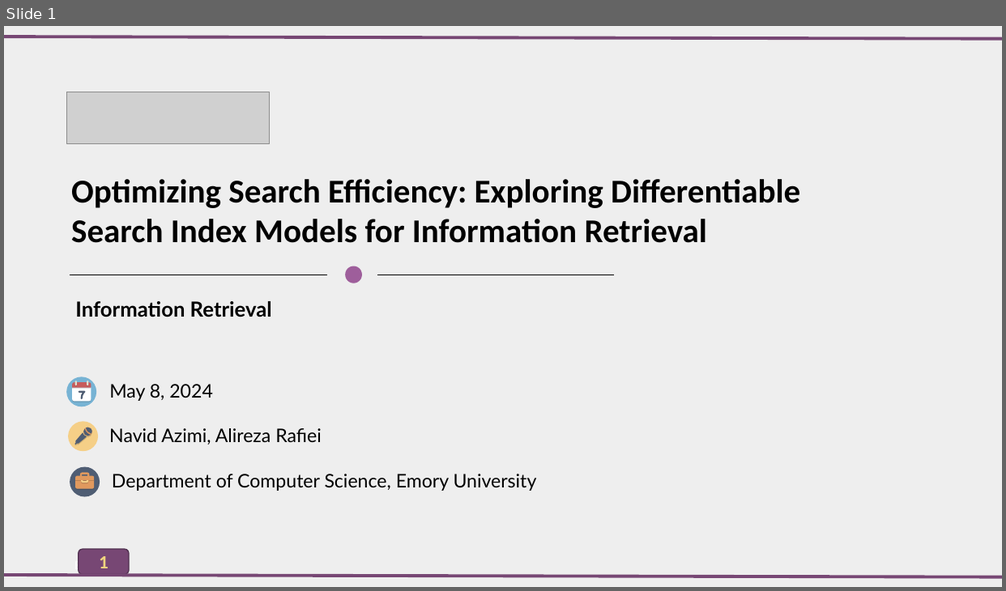
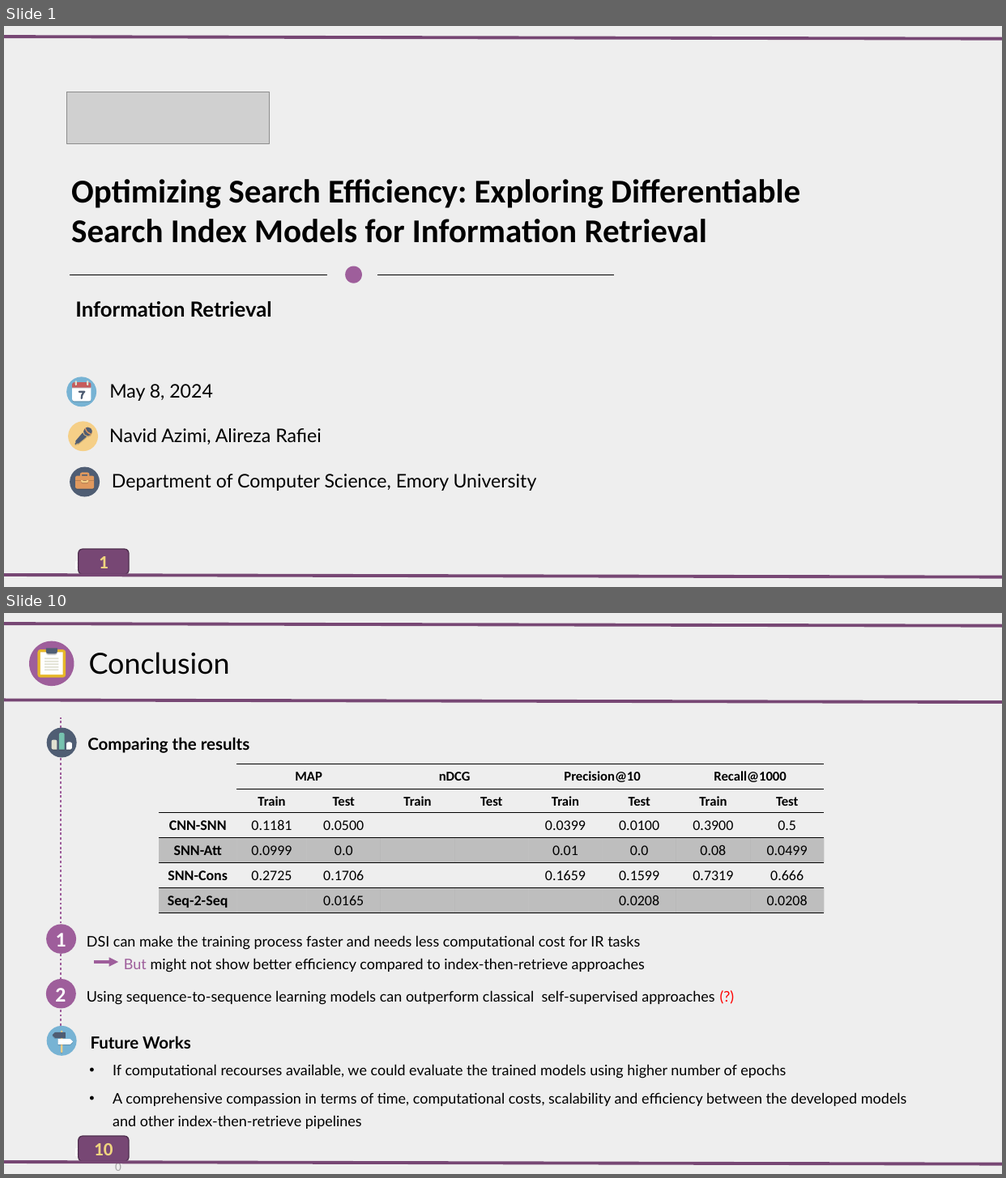
Before and after one commit to AlirezaAccelerates/IR_DSI_project, a slide deck: D/[P] Information Retrieval Project.pptx. Shown one above the other, each under a label of ours: slide 1 before the commit, slides 1 and 10 after it; the slides between them are not shown. The pictures are 1006x591 and 1006x1178 pixels, drawn with LibreOffice and Linux fonts; fonts in the diff are those of the drawing; grey boxes stand for pictures. Boxes give left, top, right and bottom in pixels: in the first picture for what was removed or moved away, otherwise in the second. Text is boxed around its words. In the diff, an @@ line names an element or a change of style, - is before the commit and + after.

```diff
--- a/D/[P] Information Retrieval Project.pptx
+++ b/D/[P] Information Retrieval Project.pptx
@@ slide 10 added at box(4, 613, 1002, 1174), background #EEEEEE; not listed: 1 template element that a slide beside it also shows @@
@@ line added from (4, 624) to (1002, 626), #764674 3 pt @@
@@ group added at box(29, 641, 74, 687): 6 rectangles, 4 freeform shapes, 1 ellipse @@
@@ group added at box(40, 649, 63, 679): 5 freeform shapes @@
@@ text added at box(89, 652, 230, 675), 28 pt, text #000000 @@
+Conclusion
@@ line added from (4, 700) to (1002, 702), #764674 3 pt @@
@@ line added from (61, 1054) to (61, 717), #9E5E9B 2.25 pt dashed @@
@@ group added at box(47, 727, 77, 757): 6 freeform shapes, 1 ellipse @@
@@ text added at box(87, 737, 250, 753), 16 pt, text #000000, bold @@
+Comparing the results
@@ table added at box(159, 764, 825, 913), 6 rows, 9 columns @@
+ | MAP |  | nDCG |  | Precision@10 |  | Recall@1000 | 
+ | Train | Test | Train | Test | Train | Test | Train | Test
+CNN-SNN | 0.1181 | 0.0500 |  |  | 0.0399 | 0.0100 | 0.3900 | 0.5
+SNN-Att | 0.0999 | 0.0 |  |  | 0.01 | 0.0 | 0.08 | 0.0499
+SNN-Cons | 0.2725 | 0.1706 |  |  | 0.1659 | 0.1599 | 0.7319 | 0.666
+Seq-2-Seq |  | 0.0165 |  |  |  | 0.0208 |  | 0.0208
@@ ellipse added at box(46, 924, 76, 954), fill #9E5E9B @@
@@ text added at box(56, 933, 66, 947), 20 pt, text #FFFFFF, bold @@
+1
@@ text added at box(87, 935, 645, 973), 14 pt, text #000000 @@
+DSI can make the training process faster and needs less computational cost for IR tasks
+But might not show better efficiency compared to index-then-retrieve approaches
@@ arrow added from (94, 962) to (118, 962), #9E5E9B 3 pt @@
@@ ellipse added at box(46, 979, 76, 1009), fill #9E5E9B @@
@@ text added at box(55, 988, 66, 1002), 20 pt, text #FFFFFF, bold @@
+2
@@ text added at box(87, 990, 714, 1005), 14 pt, text #000000 @@
+Using sequence-to-sequence learning models can outperform classical self-supervised approaches (?)
@@ group added at box(47, 1026, 77, 1056): 6 freeform shapes, 2 rectangles, 1 ellipse @@
@@ text added at box(91, 1036, 191, 1049), 16 pt, text #000000, bold @@
+Future Works
@@ text added at box(113, 1064, 786, 1079), 14 pt, text #000000 @@
+• If computational recourses available, we could evaluate the trained models using higher number of epochs
@@ text added at box(113, 1093, 907, 1129), 14 pt, text #000000 @@
+• A comprehensive compassion in terms of time, computational costs, scalability and efficiency between the developed models and other index-then-retrieve pipelines
@@ rounded rectangle added at box(78, 1136, 128, 1161), fill #764674, outline #4F2F4E 1 pt, 18 pt, text #F0D47F, bold @@
+10
@@ page number added at box(94, 1144, 113, 1156), 12 pt, text #A6A6A6 @@
+10
@@ line added from (4, 1162) to (1002, 1165), #764674 3 pt @@
```
Also in this commit, not shown: 10 slides changed, 7 slides removed, 1 other file.
